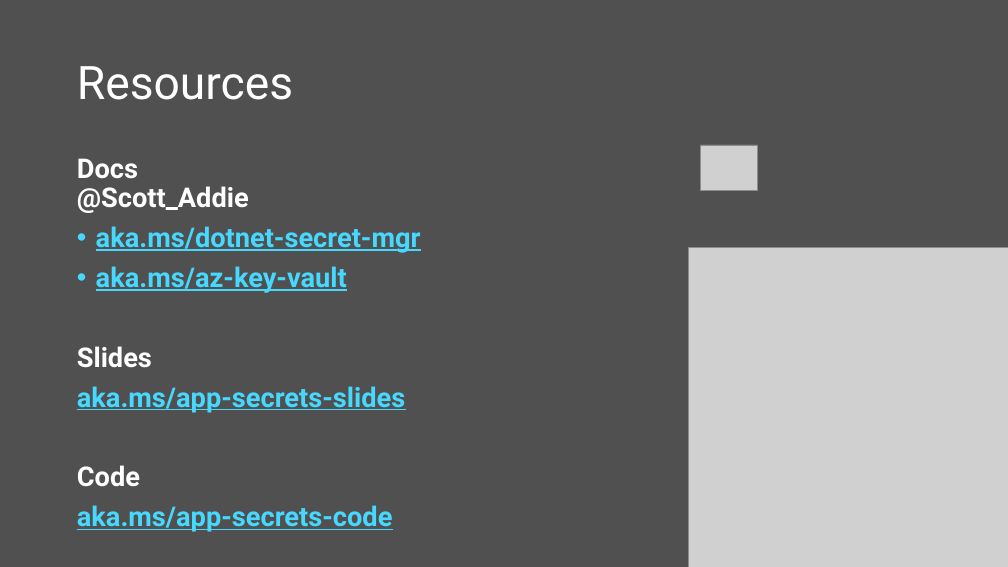
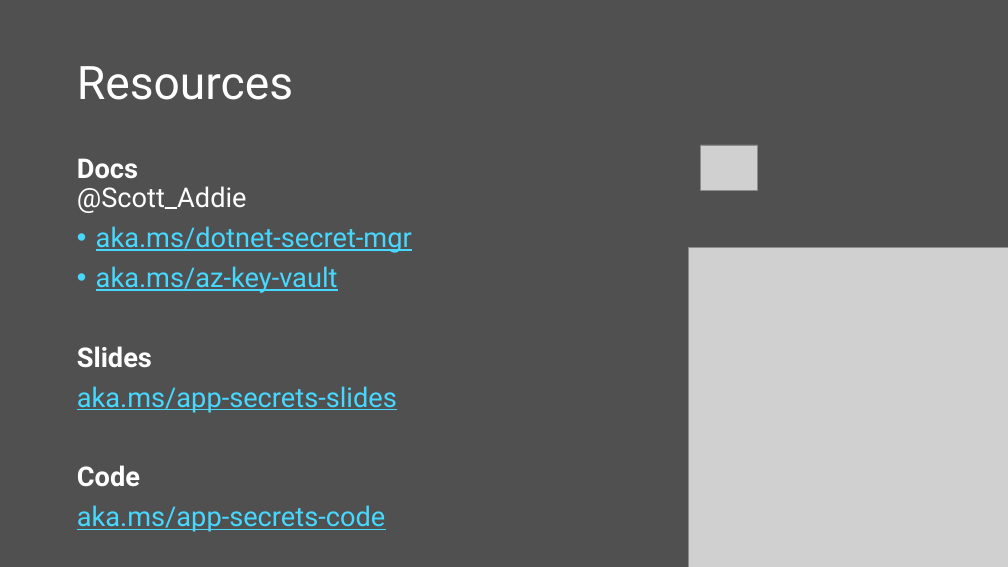
Before and after one commit to scottaddie/slide-decks, a slide deck: slide 15 of Protecting App Secrets.pptx. Drawn at 1008x567 pixels with LibreOffice and Linux fonts; fonts in the diff are those of the drawing; grey boxes stand for pictures. Boxes give left, top, right and bottom in pixels: in the first picture for what was removed or moved away, otherwise in the second. Text is boxed around its words. In the diff, an @@ line names an element or a change of style, - is before the commit and + after.

Commit message:
Final tweaks

```diff
--- a/Protecting App Secrets.pptx
+++ b/Protecting App Secrets.pptx
@@ text at box(77, 158, 412, 532): bold off in "@Scott_Addie", "aka.ms/dotnet-secret-mgr", "aka.ms/az-key-vault", "aka.ms/app-secrets-slides" and 1 more places @@
```
